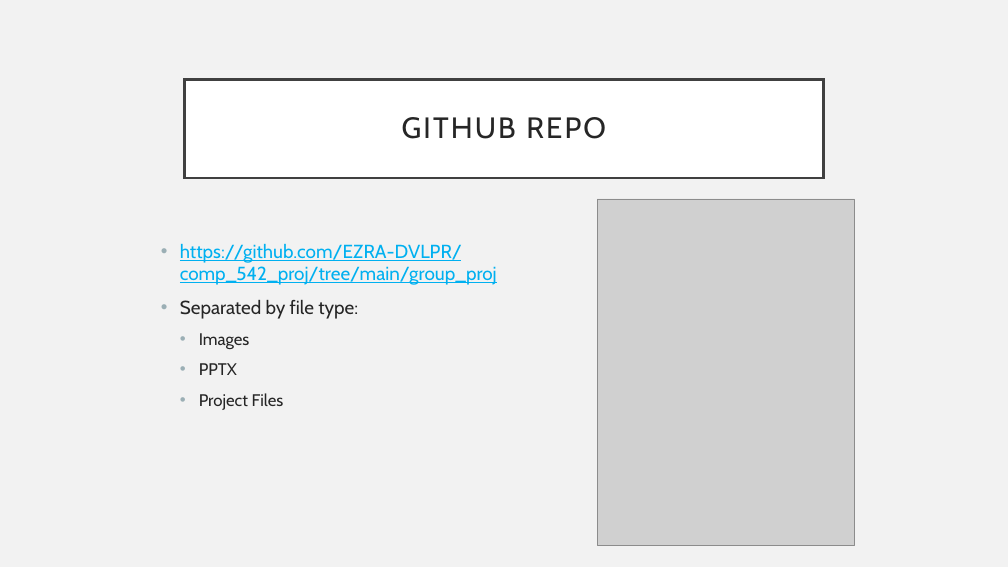
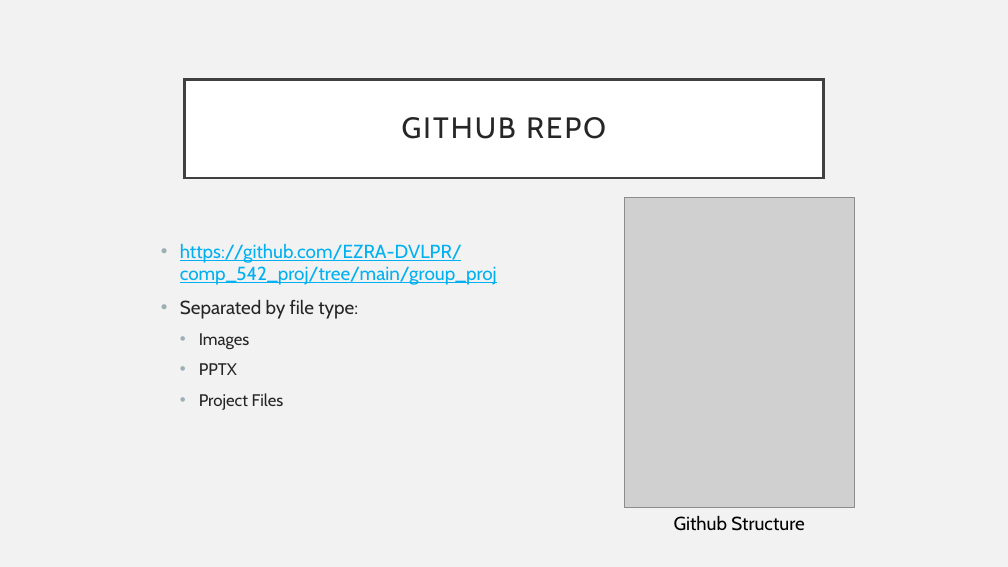
Before and after one commit to EZRA-DVLPR/MachineLearning-Comp542, a slide deck: slide 6 of group_proj/presentations/projPres1.pptx. Drawn at 1008x567 pixels with LibreOffice and Linux fonts; fonts in the diff are those of the drawing; grey boxes stand for pictures. Boxes give left, top, right and bottom in pixels: in the first picture for what was removed or moved away, otherwise in the second. Text is boxed around its words. In the diff, an @@ line names an element or a change of style, - is before the commit and + after.

```diff
--- a/group_proj/presentations/projPres1.pptx
+++ b/group_proj/presentations/projPres1.pptx
@@ picture: place and size @@
-picture at box(597, 199, 854, 545)
+picture at box(625, 198, 855, 508)
@@ text added at box(674, 515, 804, 531), 18 pt, text #000000 @@
+Github Structure
```
Also in this commit, not shown: 1 other slide changed, 2 other files.
